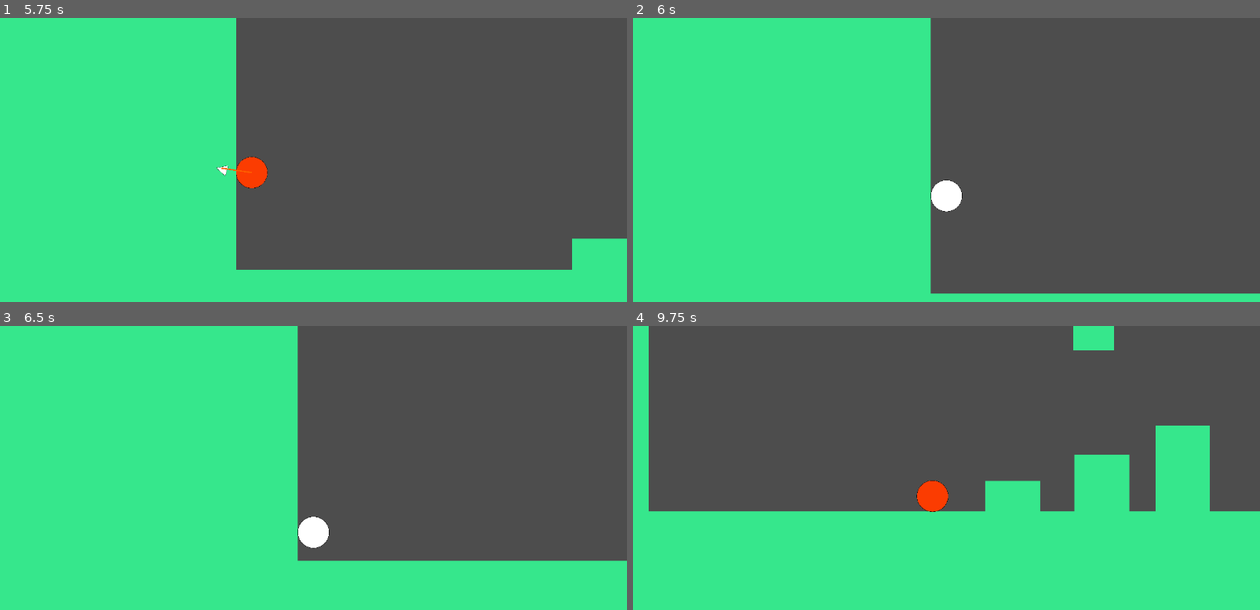
Above: before the commit, frames 1-4 (two rows, left to right).
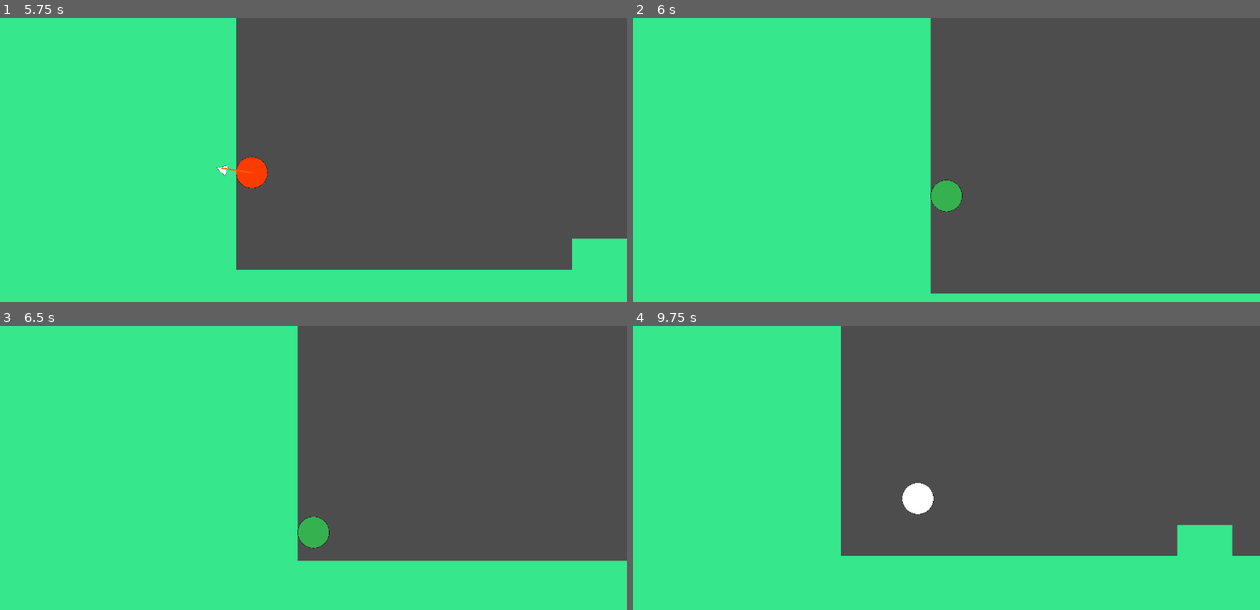
Above: after the commit, the same moments.

Repository: DaPizzaGod/tsa-game
Game: Godot game, scene res://scenes/levels/level.tscn
Two runs of this game, one before a commit and one after it. Both use one fixed random seed, a clock stepped at 60 frames per second and the inputs below.
Inputs (mouse positions are in pixels of both pictures, inside the frame that each line leads up to):
- Up to frame 1 (5.75 s): move the mouse to (451, 177) at 0.52 s; hold D (right) 0.53-2.03 s; tap Middle mouse button (other special action) at 0.6, 3.6 s; tap W (jump) at 0.77, 1.52, 3.02, 3.77, 4.52 s; move the mouse to (188, 211) at 1.27 s; click (188, 211) at 1.35 s; move the mouse to (376, 117) at 2.02 s; hold A (left) 2.03-2.78 s; right-click (376, 117) at 2.1 s; move the mouse to (282, 265) at 2.77 s; hold D (right) 2.78-4.28 s; tap Shift (switch mode) at 2.85 s; move the mouse to (501, 248) at 3.52 s; move the mouse to (125, 140) at 4.27 s; hold A (left) 4.28-5.03 s; click (125, 140) at 4.35 s; move the mouse to (344, 194) at 5.02 s; hold D (right) from 5.03 s (still down); right-click (344, 194) at 5.1 s
- Up to frame 2 (6 s): move the mouse to (852, 106) at 5.77 s; release D (right) at 5.78 s; hold A (left) from 5.78 s (still down); tap Shift (switch mode) at 5.85 s
- Up to frame 3 (6.5 s): keep holding A (left); tap W (jump) at 6.02 s
- Up to frame 4 (9.75 s): move the mouse to (1084, 485) at 6.52 s; tap Middle mouse button (other special action) at 6.6, 9.6 s; tap W (jump) at 6.77, 7.52, 9.02 s; move the mouse to (821, 519) at 7.27 s; release A (left) at 7.28 s; hold D (right) 7.28-9.53 s; click (821, 519) at 7.35 s; move the mouse to (1009, 425) at 8.02 s; right-click (1009, 425) at 8.1 s; move the mouse to (915, 573) at 8.77 s; tap Shift (switch mode) at 8.85 s; move the mouse to (1134, 556) at 9.52 s; hold A (left) from 9.53 s (still down)

Frame 1 is identical in both runs. In frame 2, 0.4% of the frame differs, in the area x 47-53%, y 57-69%; in frame 3, 0.4%; in frame 4, 36%, in the area x 2-100%, y 0-81%.

Commit message:
added spring mode

Diff:
--- a/scenes/globals/mode_calc.gd
+++ b/scenes/globals/mode_calc.gd
@@ -1,9 +1,9 @@
 extends Node
 
 var mode := "normal"
-var max_count := 1
+var max_count := 2
 
-var modes := ["normal", "stretch"]
+var modes := ["normal", "stretch", "spring"]
 var count := 0
 
 func _process(_delta: float) -> void:
--- a/scenes/levels/level.tscn
+++ b/scenes/levels/level.tscn
@@ -14,6 +14,7 @@
 
 var normal: PackedScene = preload(\"res://scenes/player/normal_mode.tscn\")
 var stretch: PackedScene = preload(\"res://scenes/player/stretch_mode.tscn\")
+var spring: PackedScene = preload(\"res://scenes/player/spring_mode.tscn\")
 
 
 func _ready() -> void:
@@ -22,16 +23,12 @@
 func _process(_delta: float) -> void:
 	if Input.is_action_just_pressed(\"switch mode\"):
 		if ModeCalc.mode == \"normal\":
-			player_is_normal_mode()
-		else:
-			player_is_stretch_mode()
+			swap_player(normal)
+		elif ModeCalc.mode == \"stretch\":
+			swap_player(stretch)
+		elif ModeCalc.mode == \"spring\":
+			swap_player(spring)
 
-func player_is_normal_mode() -> void:
-	swap_player(normal)
-
-
-func player_is_stretch_mode() -> void:
-	swap_player(stretch)
 
 func swap_player(scene: PackedScene):
 	var old_player = get_tree().get_nodes_in_group(\"Players\")[0]
--- /dev/null
+++ b/scenes/player/spring_mode.gd
@@ -0,0 +1,8 @@
+extends PlayerParent
+
+func _process(delta: float) -> void:
+	# Apply Gravity
+	if not is_on_floor():
+		velocity.y += gravity * delta
+
+	move_and_slide()
--- /dev/null
+++ b/scenes/player/spring_mode.tscn
@@ -0,0 +1,14 @@
+[gd_scene load_steps=4 format=3 uid="uid://d01ohxhpaev7b"]
+
+[ext_resource type="PackedScene" uid="uid://cuwtk6cr20kh4" path="res://scenes/player/player.tscn" id="1_wy7j1"]
+[ext_resource type="Script" uid="uid://d0mp3g2ho5wuo" path="res://scenes/player/spring_mode.gd" id="2_03w64"]
+[ext_resource type="Texture2D" uid="uid://cy55s5wg0wrh5" path="res://graphics/circle.svg" id="3_xci83"]
+
+[node name="SpringMode" instance=ExtResource("1_wy7j1")]
+script = ExtResource("2_03w64")
+
+[node name="Sprite2D" parent="." index="2"]
+modulate = Color(0.21176471, 0.69411767, 0.3137255, 1)
+position = Vector2(0, 12)
+scale = Vector2(0.1, 0.1)
+texture = ExtResource("3_xci83")
Not shown: 1 places in scenes/player/player.tscn that only renumber resources
Not shown, added: scenes/player/spring_mode.gd.uid
